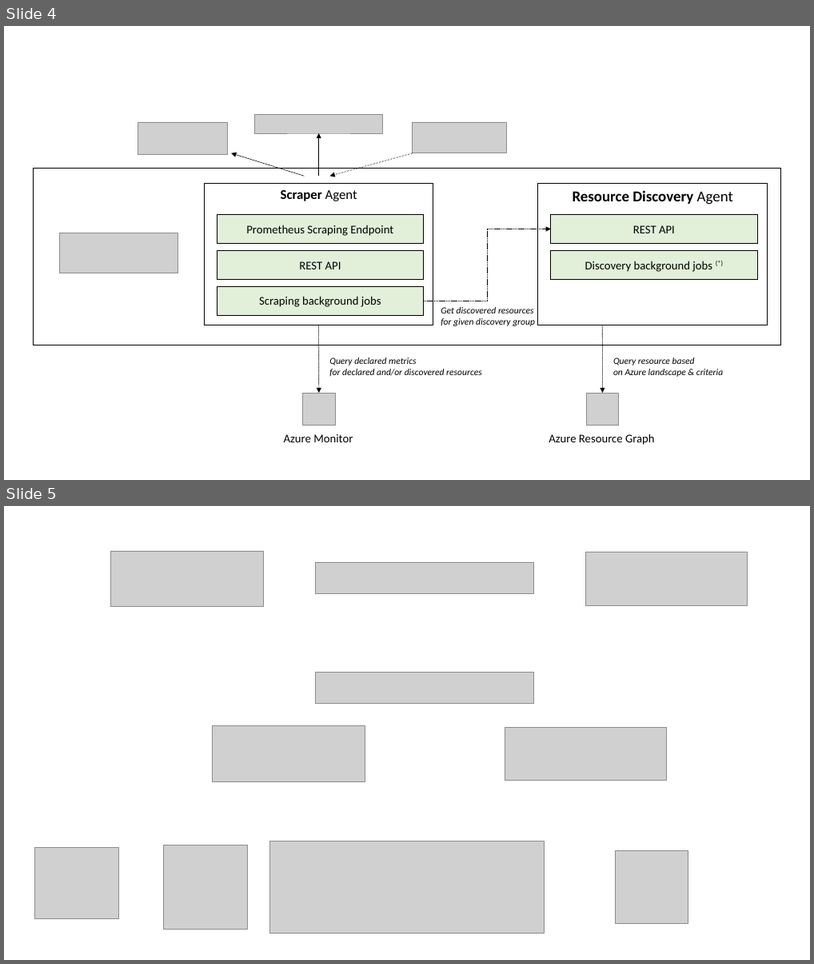
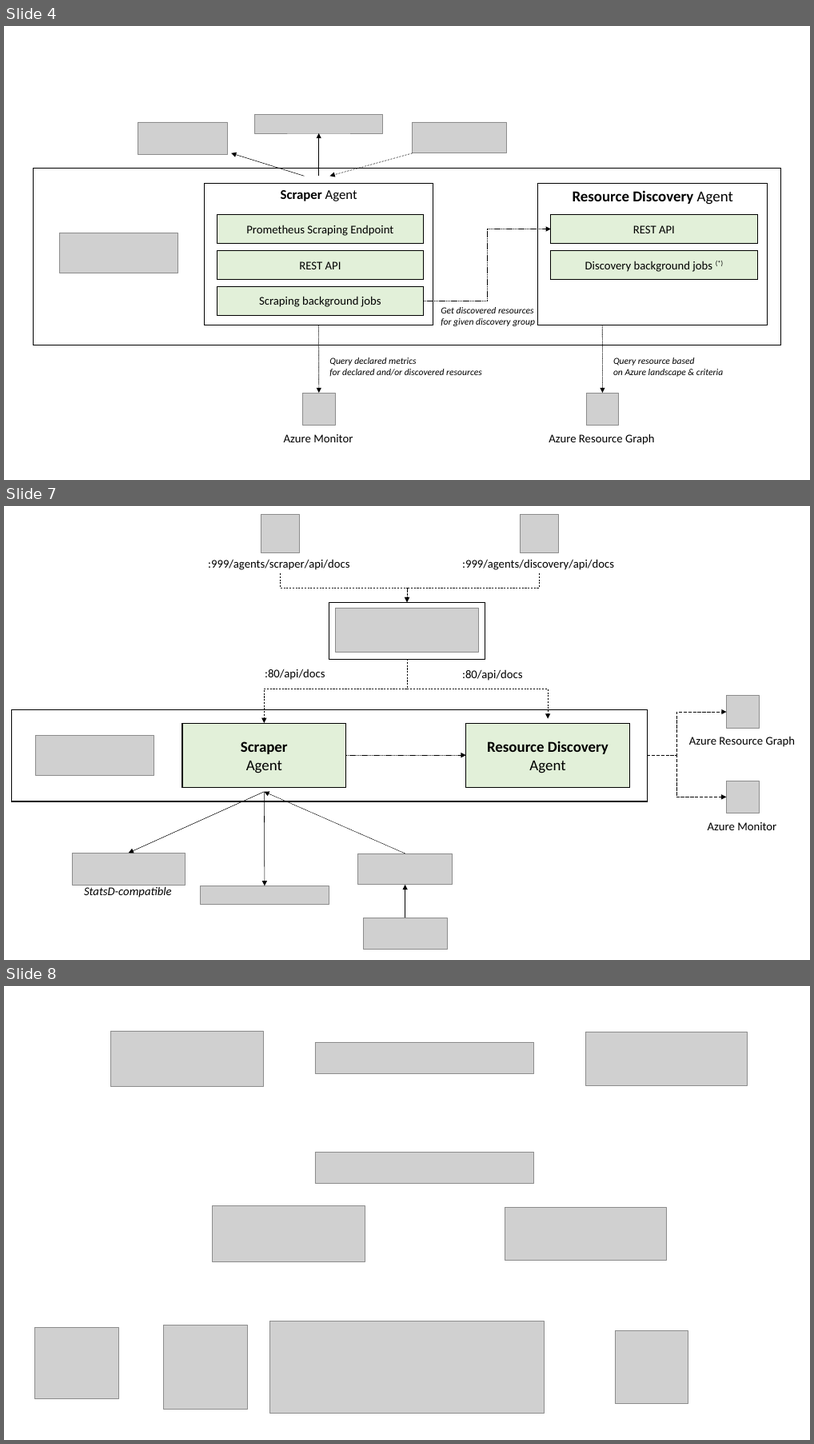
Before and after one commit to tomkerkhove/promitor, a slide deck: media/schematics/schematics.pptx. Shown one above the other, each under a label of ours: slides 4 and 5 before the commit, slides 4, 7 and 8 after it; the slides between them are not shown. The pictures are 814x964 and 814x1444 pixels, drawn with LibreOffice and Linux fonts; fonts in the diff are those of the drawing; grey boxes stand for pictures. Boxes give left, top, right and bottom in pixels: in the first picture for what was removed or moved away, otherwise in the second. Text is boxed around its words. In the diff, an @@ line names an element or a change of style, - is before the commit and + after.

```diff
--- a/media/schematics/schematics.pptx
+++ b/media/schematics/schematics.pptx
@@ slide 7 added at <box>4,506,810,960</box>, background #FFFFFF @@
@@ picture added at <box>261,515,300,553</box> @@
@@ picture added at <box>521,515,559,553</box> @@
@@ text added at <box>208,559,350,570</box>, 14 pt, text #000000 @@
+:999/agents/scraper/api/docs
@@ elbow arrow added from (280, 573) to (407, 602), #000000 0.5 pt dashed @@
@@ elbow arrow added from (539, 573) to (407, 602), #000000 0.5 pt dashed @@
@@ text added at <box>462,559,614,570</box>, 14 pt, text #000000 @@
+:999/agents/discovery/api/docs
@@ rectangle added at <box>330,602,485,659</box>, fill #FFFFFF, outline #000000 1 pt @@
@@ picture added at <box>336,608,479,652</box> @@
@@ elbow arrow added from (407, 659) to (264, 723), #000000 0.5 pt dashed @@
@@ text added at <box>265,669,326,680</box>, 14 pt, text #000000 @@
+:80/api/docs
@@ elbow arrow added from (407, 659) to (549, 718), #000000 0.5 pt dashed @@
@@ text added at <box>462,670,523,680</box>, 14 pt, text #000000 @@
+:80/api/docs
@@ picture added at <box>727,696,759,728</box> @@
@@ elbow arrow added from (648, 756) to (727, 712), #000000 0.5 pt dashed @@
@@ group added at <box>12,709,648,801</box>: 3 rectangles, 1 arrow, 1 picture @@
+Scraper
+Agent
+Resource Discovery
+Agent
@@ text added at <box>690,736,796,747</box>, 14 pt, text #000000 @@
+Azure Resource Graph
@@ elbow arrow added from (648, 756) to (727, 797), #000000 0.5 pt dashed @@
@@ arrow added from (264, 792) to (129, 852), #000000 0.5 pt @@
@@ arrow added from (264, 792) to (265, 886), #000000 0.5 pt @@
@@ arrow added from (406, 853) to (264, 792), #000000 0.5 pt dashed @@
@@ picture added at <box>727,780,759,813</box> @@
@@ text added at <box>708,822,777,830</box>, 14 pt, text #000000 @@
+Azure Monitor
@@ group added at <box>72,852,453,949</box>: 4 pictures, 1 text, 1 arrow @@
+StatsD-compatible
@@ what was slide 5 is now slide 8 @@
```
Also in this commit, not shown: 2 other slides added, 2 other files.
